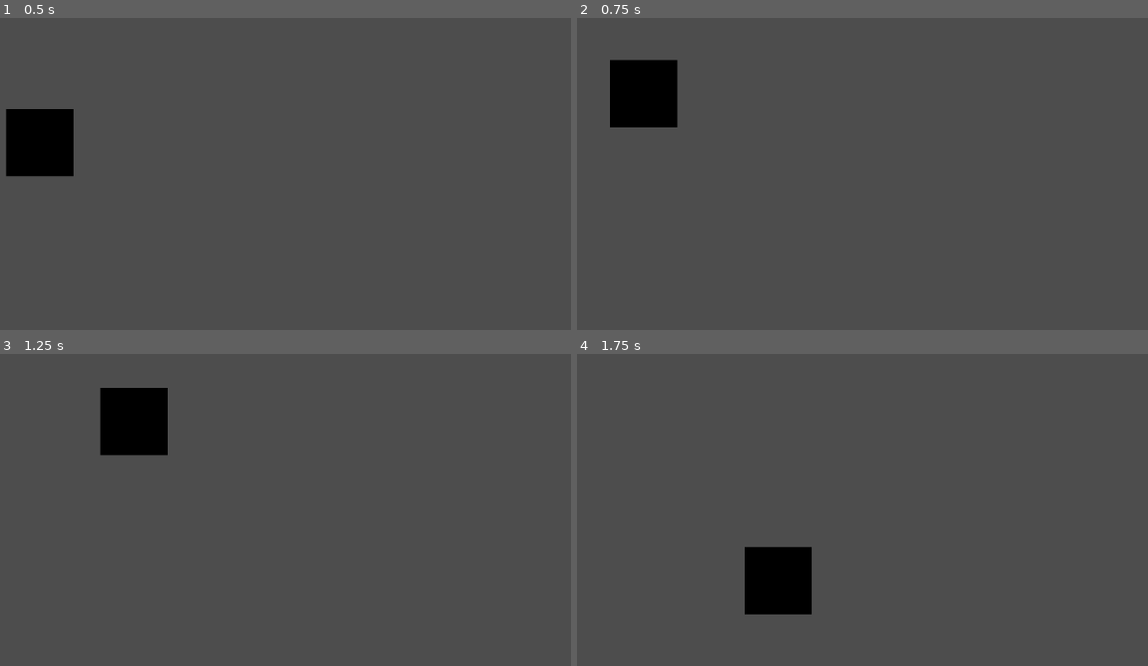
Above: before the commit, frames 1-4 (two rows, left to right).
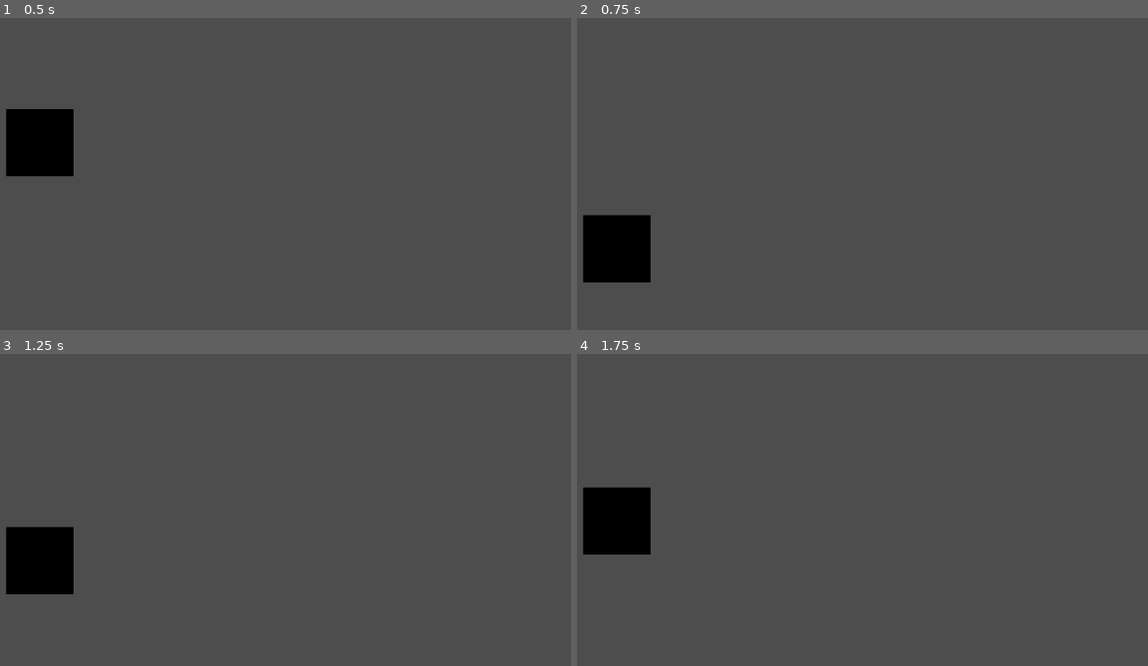
Above: after the commit, the same moments.

Repository: CD1FOX/MovingSquare
Game: Godot game, scene res://Scenes/main.tscn
The game is run twice, just before and just after one commit, with the same random seed, the same clock (stepped at 60 frames per second) and the same inputs.
Inputs:
- Up to frame 1 (0.5 s): no input
- Up to frame 2 (0.75 s): tap Enter (ui_accept) at 0.5, 0.6 s; hold Right (ui_right) from 0.53 s (still down)
- Up to frame 3 (1.25 s): keep holding Right (ui_right); tap W (Jump, bound only after the commit) at 0.77, 1.07 s; tap Keypad 2 (Slow Motion, bound only after the commit) at 0.8 s
- Up to frame 4 (1.75 s): keep holding Right (ui_right); tap Keypad 2 (Slow Motion, bound only after the commit) at 1.35 s; tap W (Jump, bound only after the commit) at 1.52, 1.55 s

Frame 1 is identical in both runs. In frame 2, 5.2% of the frame differs, in the area x 1-18%, y 13-85%; in frame 3, 5.2%; in frame 4, 5.1%.

Commit message:
Update
Added:
- Slow Motion to player

Diff:
--- a/Scenes/Entity/Player/player.gd
+++ b/Scenes/Entity/Player/player.gd
@@ -23,10 +23,17 @@
 	var direction = 0
 	var speed = normalSpeed
 
+	#Slow Motion
+	if Input.is_action_just_pressed("Slow Motion"):
+		if Engine.time_scale == 1.0:
+			Engine.time_scale = 0.3
+		else:
+			Engine.time_scale = 1.0
+
 	#Left / Right Input
-	if Input.is_action_pressed("ui_left"):
+	if Input.is_action_pressed("Left"):
 		direction -= 1
-	if Input.is_action_pressed("ui_right"):
+	if Input.is_action_pressed("Right"):
 		direction += 1
 
 	#Sprinting
@@ -57,7 +64,7 @@
 		jumpCount = 0
 
 	#Double Jump
-	if Input.is_action_just_pressed("ui_accept") and jumpCount < maxJump:
+	if Input.is_action_just_pressed("Jump") and jumpCount < maxJump:
 		velocity.y = jumpVelocity
 		jumpCount += 1
 
--- a/project.godot
+++ b/project.godot
@@ -28,6 +28,26 @@
 }
 Dash={
 "deadzone": 0.2,
-"events": [Object(InputEventKey,"resource_local_to_scene":fa …(140 unchanged characters)… d":false,"keycode":0,"physical_keycode":88,"key_label":0,"unicode":120,"location":0,"echo":false,"script":null)
+"events": [Object(InputEventKey,"resource_local_to_scene":fa …(140 unchanged characters)… d":false,"keycode":0,"physical_keycode":4194439,"key_label":0,"unicode":0,"location":0,"echo":false,"script":null)
 ]
 }
+"Slow Motion"={
+"deadzone": 0.2,
+"events": [Object(InputEventKey,"resource_local_to_scene":false,"resource_name":"","device":-1,"window_id":0,"alt_pressed":false,"shift_pressed":false,"ctrl_pressed":false,"meta_pressed":false,"pressed":false,"keycode":0,"physical_keycode":4194440,"key_label":0,"unicode":0,"location":0,"echo":false,"script":null)
+]
+}
+Left={
+"deadzone": 0.2,
+"events": [Object(InputEventKey,"resource_local_to_scene":false,"resource_name":"","device":-1,"window_id":0,"alt_pressed":false,"shift_pressed":false,"ctrl_pressed":false,"meta_pressed":false,"pressed":false,"keycode":0,"physical_keycode":65,"key_label":0,"unicode":97,"location":0,"echo":false,"script":null)
+]
+}
+Right={
+"deadzone": 0.2,
+"events": [Object(InputEventKey,"resource_local_to_scene":false,"resource_name":"","device":-1,"window_id":0,"alt_pressed":false,"shift_pressed":false,"ctrl_pressed":false,"meta_pressed":false,"pressed":false,"keycode":0,"physical_keycode":68,"key_label":0,"unicode":100,"location":0,"echo":false,"script":null)
+]
+}
+Jump={
+"deadzone": 0.2,
+"events": [Object(InputEventKey,"resource_local_to_scene":false,"resource_name":"","device":-1,"window_id":0,"alt_pressed":false,"shift_pressed":false,"ctrl_pressed":false,"meta_pressed":false,"pressed":false,"keycode":0,"physical_keycode":87,"key_label":0,"unicode":119,"location":0,"echo":false,"script":null)
+]
+}
Binary file removed: Assets/pixil-frame-0.png
Not shown, removed: Assets/pixil-frame-0.png.import
